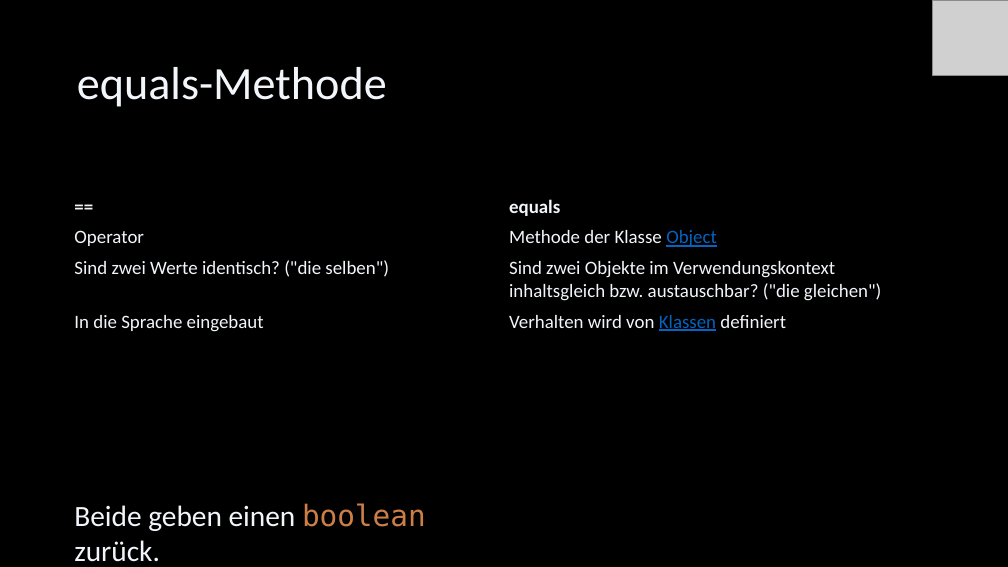
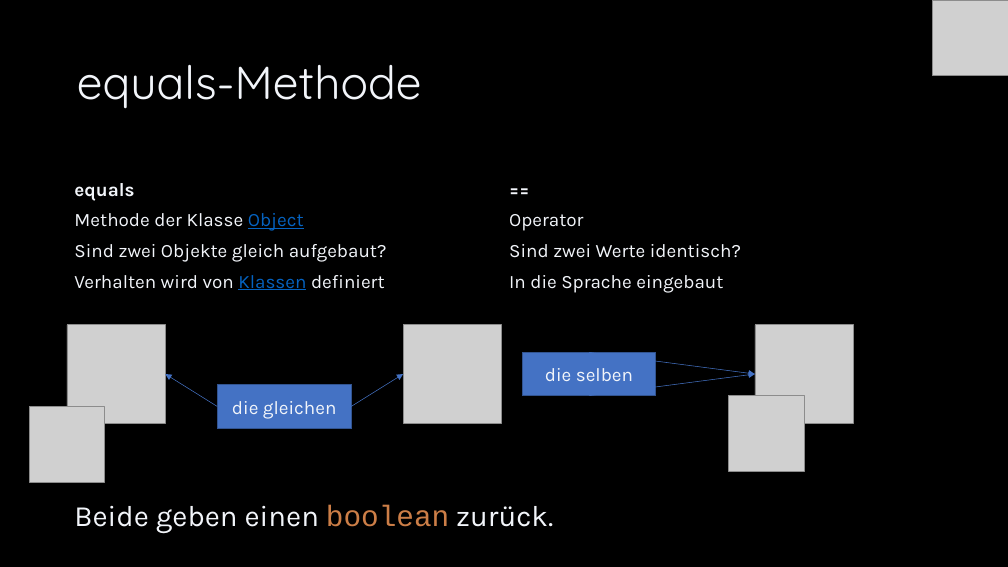
Before and after one commit to Cactusroot/Java, a slide deck: slide 45 of src/Java.pptx (slide 44 before the commit). Drawn at 1008x567 pixels with LibreOffice and Linux fonts; fonts in the diff are those of the drawing; grey boxes stand for pictures. Boxes give left, top, right and bottom in pixels: in the first picture for what was removed or moved away, otherwise in the second. Text is boxed around its words. In the diff, an @@ line names an element or a change of style, - is before the commit and + after.

```diff
--- a/src/Java.pptx
+++ b/src/Java.pptx
@@ title "equals-Methode" at [77, 65, 422, 109]: font Calibri to Quicksand @@
@@ table at [67, 175, 936, 298] @@
-row 1, column 1: ==
+row 1, column 1: equals
-row 1, column 2: equals
+row 1, column 2: ==
-row 2, column 1: Operator
+row 2, column 1: Methode der Klasse Object
-row 2, column 2: Methode der Klasse Object
+row 2, column 2: Operator
@@ row 3, column 1: "Sind zwei Werte identisch? ("die selben")" to "Sind zwei Objekte gleich aufgebaut?" @@
@@ row 3, column 2: "Sind zwei Objekte im Verwendungskontext inhaltsgleich bzw. austauschbar? ("die gleichen")" to "Sind zwei Werte identisch?" @@
-row 4, column 1: In die Sprache eingebaut
+row 4, column 1: Verhalten wird von Klassen definiert
-row 4, column 2: Verhalten wird von Klassen definiert
+row 4, column 2: In die Sprache eingebaut
@@ table: place and size @@
-table at [67, 191, 936, 337]
+table at [67, 175, 936, 298]
@@ picture added at [67, 325, 165, 423] @@
@@ picture added at [403, 325, 501, 423] @@
@@ picture added at [755, 325, 854, 423] @@
@@ rectangle added at [523, 352, 656, 395], fill #4472C4, outline #325491 1 pt, 18 pt, text #F2F5FA @@
+die selben
@@ arrow added from (589, 352) to (755, 374), #4472C4 0.5 pt @@
@@ arrow added from (217, 407) to (166, 374), #4472C4 0.5 pt @@
@@ rectangle added at [217, 385, 351, 428], fill #4472C4, outline #325491 1 pt, 18 pt, text #F2F5FA @@
+die gleichen
@@ arrow added from (352, 407) to (403, 374), #4472C4 0.5 pt @@
@@ arrow added from (589, 395) to (755, 374), #4472C4 0.5 pt @@
@@ picture added at [29, 407, 104, 482] @@
@@ picture added at [729, 395, 805, 471] @@
@@ text "Beide geben einen boolean zurück." at [74, 505, 553, 533]: font Calibri to Karla in "Beide geben einen zurück."; font DejaVu Sans Mono to Courier New in "boolean" @@
```
Also in this commit, not shown: 98 other slides changed, 4 slides added, 5 other files.
